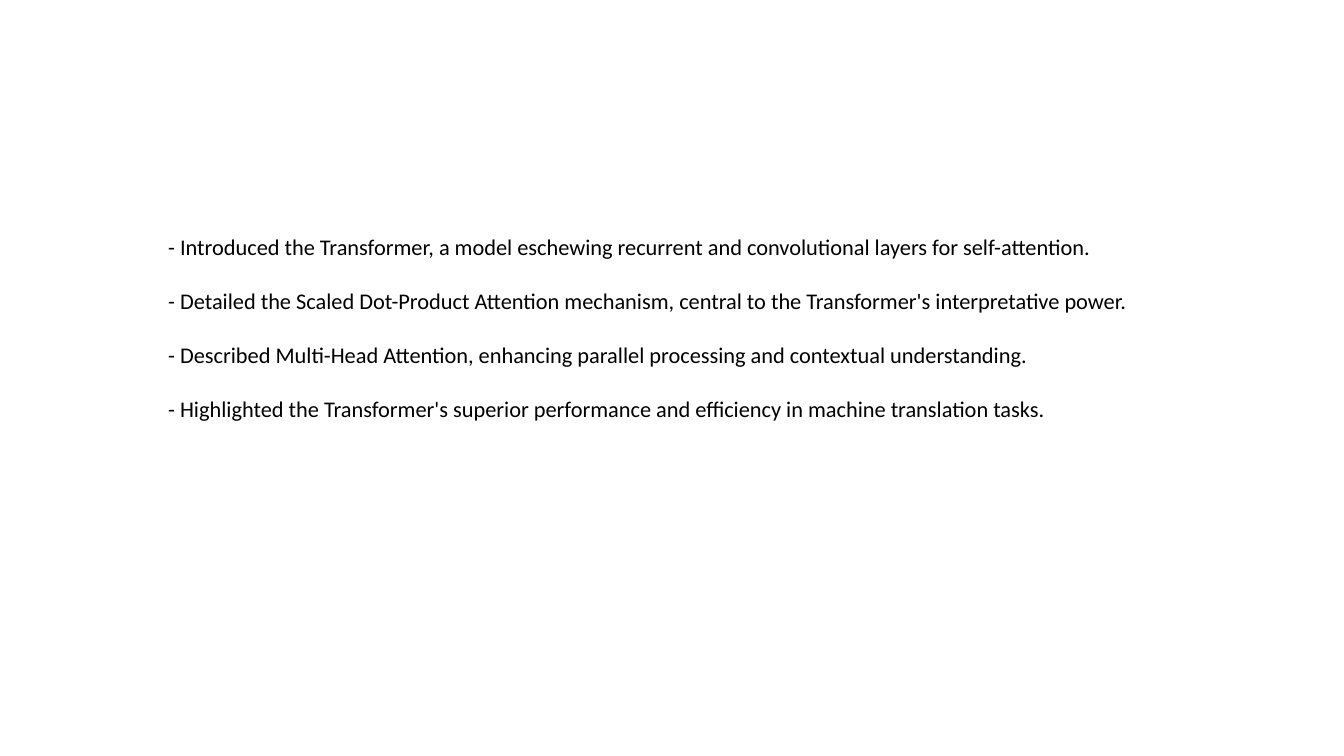
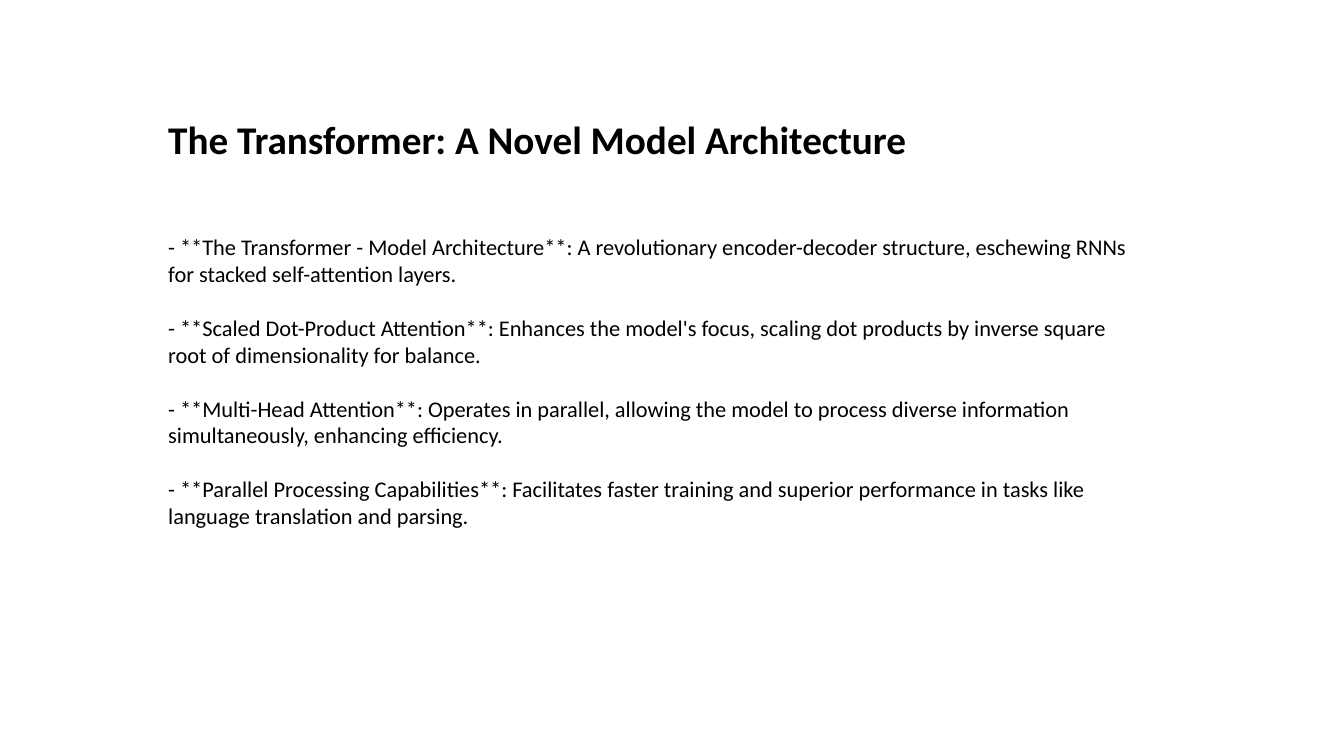
Before and after one commit to Jessie-ZhaoXi/dsa4213-ppt-generator, a slide deck: slide 4 of my_ppts/attention_mode2.pptx (slide 13 before the commit). Drawn at 1344x756 pixels with LibreOffice and Linux fonts; fonts in the diff are those of the drawing; background and template pictures are left out. Boxes give left, top, right and bottom in pixels: in the first picture for what was removed or moved away, otherwise in the second. Text is boxed around its words. In the diff, an @@ line names an element or a change of style, - is before the commit and + after.

```diff
--- a/my_ppts/attention_mode2.pptx
+++ b/my_ppts/attention_mode2.pptx
@@ text added at (168,126,906,155), 28 pt, text #000000, bold @@
+The Transformer: A Novel Model Architecture
@@ text at (168,239,1126,528): text changed @@
-- Introduced the Transformer, a model eschewing recurrent and convolutional layers for self-attention.
-- Detailed the Scaled Dot-Product Attention mechanism, central to the Transformer's interpretative power.
-- Described Multi-Head Attention, enhancing parallel processing and contextual understanding.
-- Highlighted the Transformer's superior performance and efficiency in machine translation tasks.
+- **The Transformer - Model Architecture**: A revolutionary encoder-decoder structure, eschewing RNNs for stacked self-attention layers.
+- **Scaled Dot-Product Attention**: Enhances the model's focus, scaling dot products by inverse square root of dimensionality for balance.
+- **Multi-Head Attention**: Operates in parallel, allowing the model to process diverse information simultaneously, enhancing efficiency.
+- **Parallel Processing Capabilities**: Facilitates faster training and superior performance in tasks like language translation and parsing.
```
Also in this commit, not shown: 5 other slides changed, 2 slides added, 7 slides removed, 31 other files.
